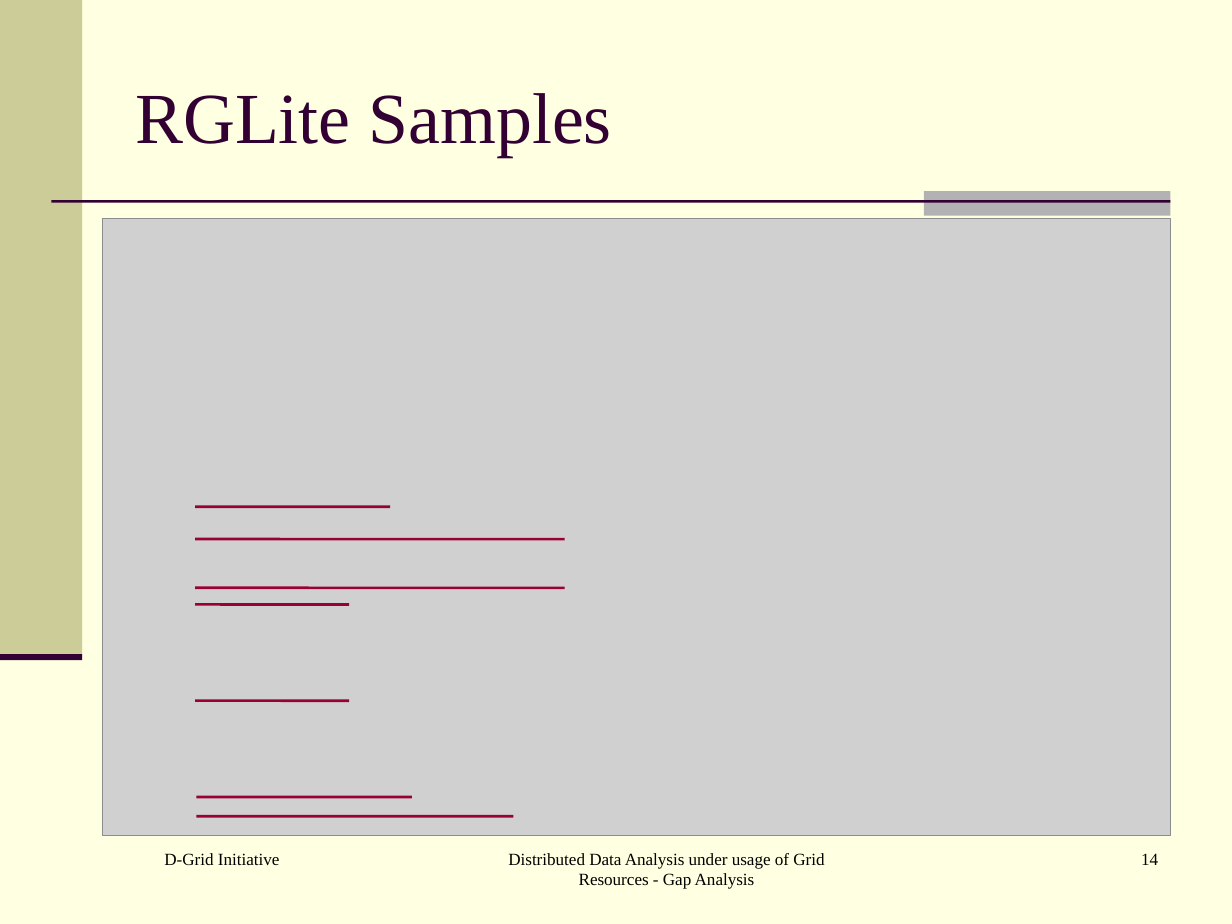
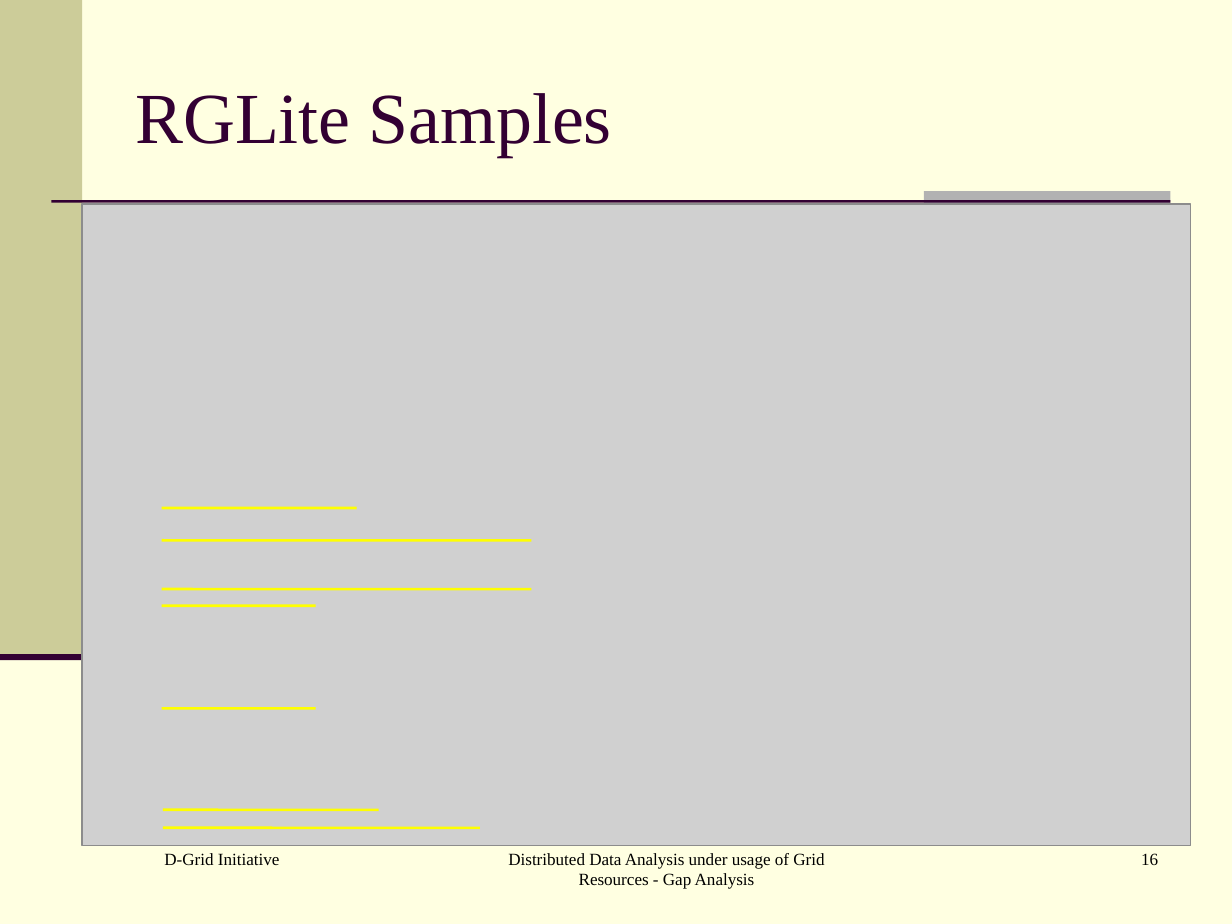
Before and after one commit to AnarManafov/PoDDocumentation, a slide deck: slide 16 of HEPCG-Workshops/2006-Nov/HEPCG-Workshops-2006-Nov.ppt (slide 14 before the commit). Drawn at 1232x924 pixels with LibreOffice and Linux fonts; fonts in the diff are those of the drawing; grey boxes stand for pictures. Boxes give left, top, right and bottom in pixels: in the first picture for what was removed or moved away, otherwise in the second. Text is boxed around its words. In the diff, an @@ line names an element or a change of style, - is before the commit and + after.

```diff
--- a/HEPCG-Workshops/2006-Nov/HEPCG-Workshops-2006-Nov.ppt
+++ b/HEPCG-Workshops/2006-Nov/HEPCG-Workshops-2006-Nov.ppt
@@ picture: place and size @@
-picture at bbox=[102, 218, 1170, 835]
+picture at bbox=[83, 205, 1191, 845]
@@ line (161, 508) - (357, 508): stroke #990033 1.5 pt to #FFFF00 1.5 pt @@
@@ line (161, 541) - (531, 541): stroke #990033 1.5 pt to #FFFF00 1.5 pt @@
@@ 4 lines: place and size @@
-4 lines at bbox=[195, 506, 564, 605]
+4 lines at bbox=[161, 508, 531, 606]
@@ line (161, 589) - (531, 589): stroke #990033 1.5 pt to #FFFF00 1.5 pt @@
@@ line (161, 606) - (315, 606): stroke #990033 1.5 pt to #FFFF00 1.5 pt @@
@@ line moved from (195, 701) - (349, 701) to (161, 708) - (315, 708) @@
@@ line (161, 708) - (315, 708): stroke #990033 1.5 pt to #FFFF00 1.5 pt @@
@@ line moved from (196, 797) - (411, 797) to (163, 809) - (378, 809) @@
@@ line (163, 809) - (378, 809): stroke #990033 1.5 pt to #FFFF00 1.5 pt @@
@@ line moved from (196, 817) - (514, 817) to (163, 828) - (480, 828) @@
@@ line (163, 828) - (480, 828): stroke #990033 1.5 pt to #FFFF00 1.5 pt @@
@@ page number at bbox=[1141, 853, 1158, 865]: text changed @@
-14
+16
```
Also in this commit, not shown: 10 other slides changed, 2 slides added.
